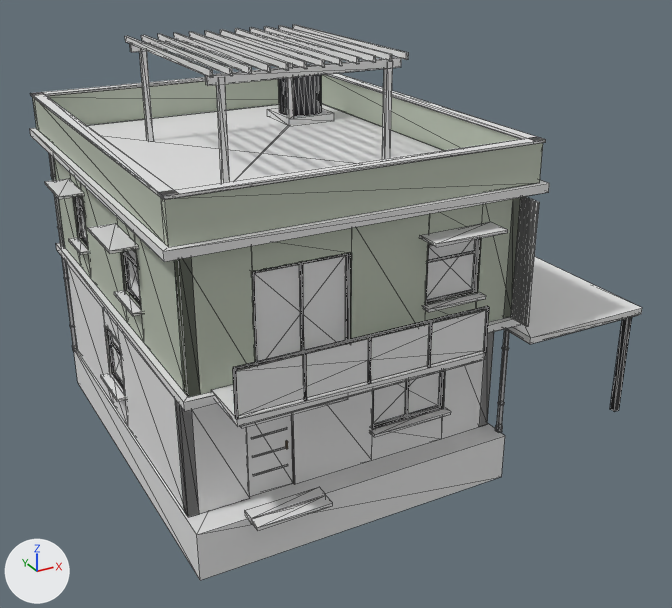
Two versions of the glTF model godot/assets/buildings/city_house_8x10_2.glb, one commit apart.
Both versions are drawn from a 50 mm lens placed at (-9.19, -20.43, 12.27), pointed at (1.47, -1.05, 2.57). Arrows for +X, +Y and +Z are at lower left; the lights stay in place. The older version comes first. Mesh edges are drawn as thin lines. Vertices at exactly the same position are counted once.

Script lines for the objects in view, before the commit:
```python
me_cube = bpy.data.meshes.new('Cube')
me_cube.from_pydata(...)  # 2264 vertices, 3912 faces; spans x -4.61..7.5, y -6.3..5.61, z -1.2..9.09
# faces by material slot: [3768, 144]
me_cube.materials.append(mat_kit)
me_cube.materials.append(mat_kitglass)
ob_city_house_8x10_2 = bpy.data.objects.new('city_house_8x10_2', me_cube)
ob_city_house_8x10_2.location = (0.0, 0.0, 0.0)
```
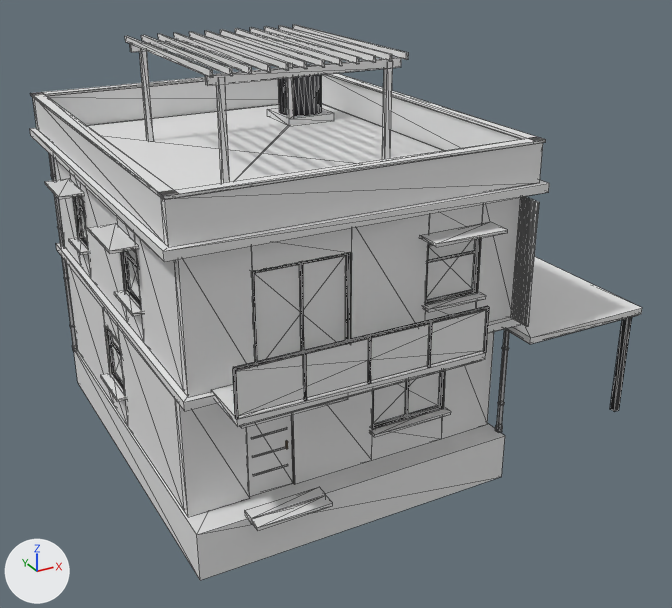
The change in detail:
me_cube has 2264 vertices, 3912 faces and spans x -4.61..7.5, y -6.3..5.61, z -1.2..9.09.
me_cube is used by ob_city_house_8x10_2; location (0.0, 0.0, 0.0).
Part 1, on me_cube:
8 vertices are removed from x -3.75, y -5.0..5.0, z 0.0..6.3.
40 faces are deleted.
8 new vertices lie (0.25, 0.0, 0.0) away from vertices in x -4.0, y -4.75..4.75, z 0.0..6.3.
40 new faces join them, mat_kit.
Part 2, on me_cube:
8 vertices are removed from x 3.75, y -5.0..5.0, z 0.0..6.3.
40 faces are deleted.
8 new vertices lie (-0.25, 0.0, 0.0) away from vertices in x 4.0, y -4.75..4.75, z 0.0..6.3.
40 new faces join them, mat_kit.
me_cube part 3: 428 kept faces spanning x -4.25..4.25, y -5.25..5.25, z 0.45..7.4 get new vertex colours; the middle colour goes from light grey #ced7c5 to white #ffffff.

Where the change shows, as pixel boxes [x1, y1, x2, y2] in the pictures (672 x 608 px; the box of a moved part takes in the faces that stretch with it):
part 1 of me_cube, moved or reshaped
    before: [53, 157, 200, 517]
    after: [54, 158, 184, 511]
part 2 of me_cube, moved or reshaped (not visible afterwards)
    before: [479, 197, 521, 427]
part 3 of me_cube, recoloured (light grey to white)
    both: [33, 75, 543, 396]
